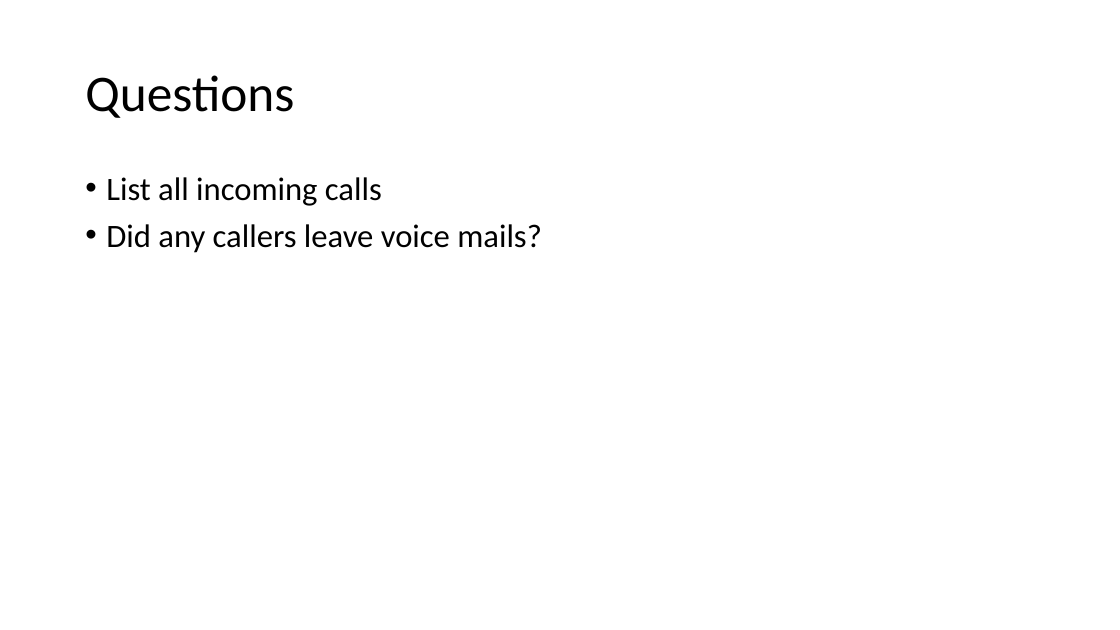
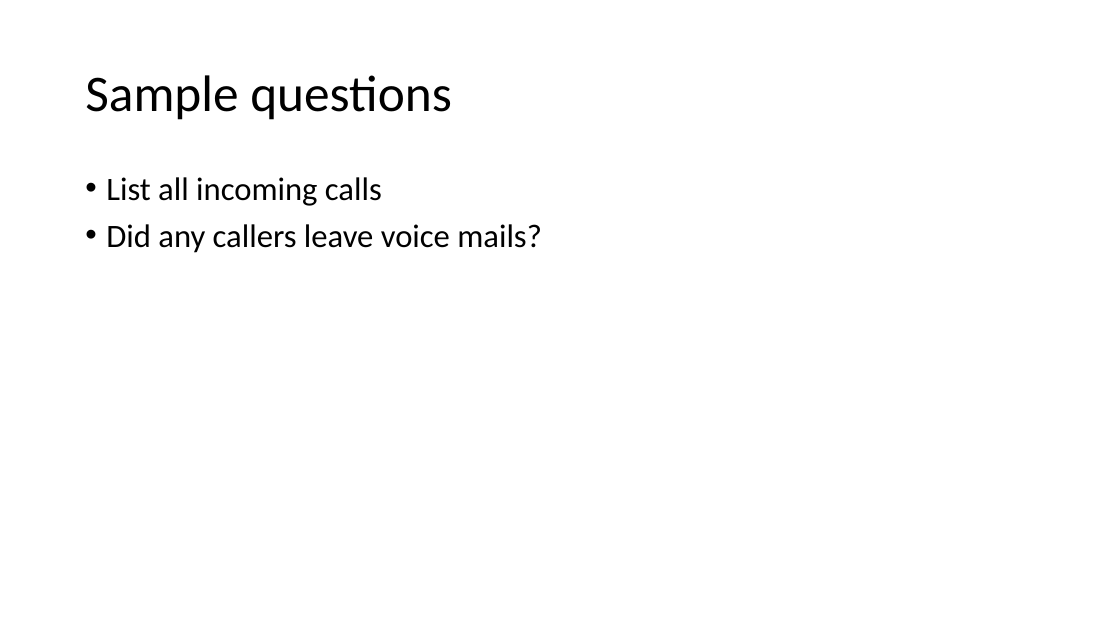
Before and after one commit to frankwxu/digital-forensics-lab, a slide deck: slide 6 of Android10/5_2_2_GMS_App_Investigations_Dialer.pptx (slide 4 before the commit). Drawn at 1120x630 pixels with LibreOffice and Linux fonts; fonts in the diff are those of the drawing; background and template pictures are left out. Boxes give left, top, right and bottom in pixels: in the first picture for what was removed or moved away, otherwise in the second. Text is boxed around its words. In the diff, an @@ line names an element or a change of style, - is before the commit and + after.

```diff
--- a/Android10/5_2_2_GMS_App_Investigations_Dialer.pptx
+++ b/Android10/5_2_2_GMS_App_Investigations_Dialer.pptx
@@ title at (85, 75, 452, 120): text changed @@
-Questions
+Sample questions
```
Also in this commit, not shown: 6 other slides changed, 11 slides added, 2 slides removed, 2 other files.
